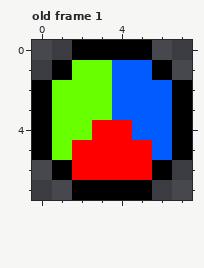
Pixel-art file: Assets/Art/ColorWheel/ColorWheel.ase. Above is the file before it was changed.
8x8 pixels, 1 frame. Shown: old frame 1. The commit also changed other frames, which this record leaves out.
The result:
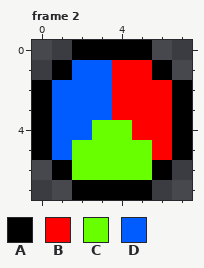
Palette (. is transparent): A #000000  B #ff0000  C #68ff00  D #005cff
A new or re-ordered frame is compared with the old frame closest to it.
From old to new:
frames 1 -> 3
--- frame 2 is new; against old frame 1
@@ x 0..7 @@
 0 ..AAAA..
-1 .ACCDDA.
-2 ACCCDDDA
-3 ACCCDDDA
-4 ACCBBDDA
-5 ACBBBBDA
-6 .ABBBBA.
+1 .ADDBBA.
+2 ADDDBBBA
+3 ADDDBBBA
+4 ADDCCBBA
+5 ADCCCCBA
+6 .ACCCCA.
 7 ..AAAA..
Where, in picture pixels (left, top, right, bottom), the same in both pictures:
changed: (52, 60, 172, 180)
